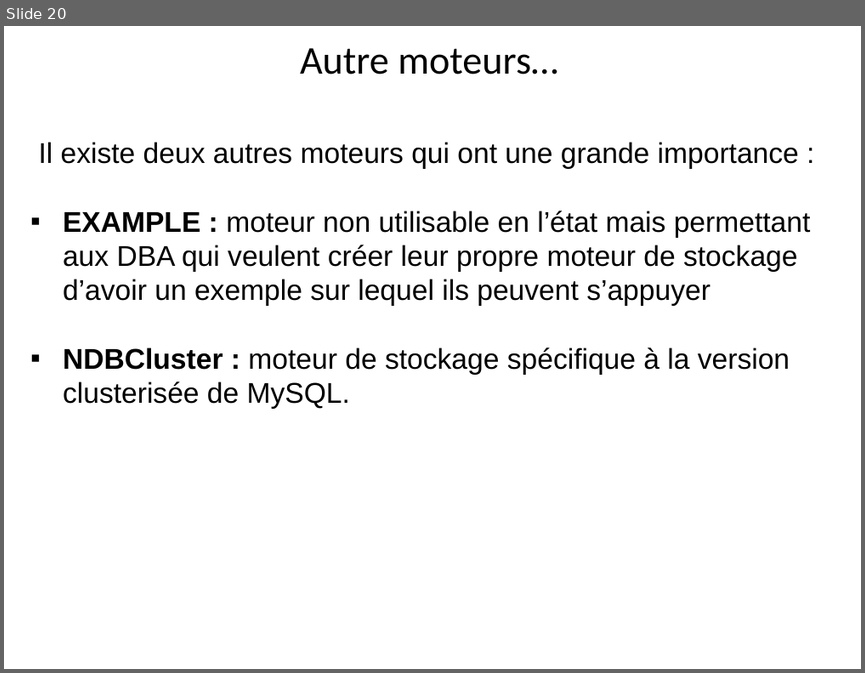
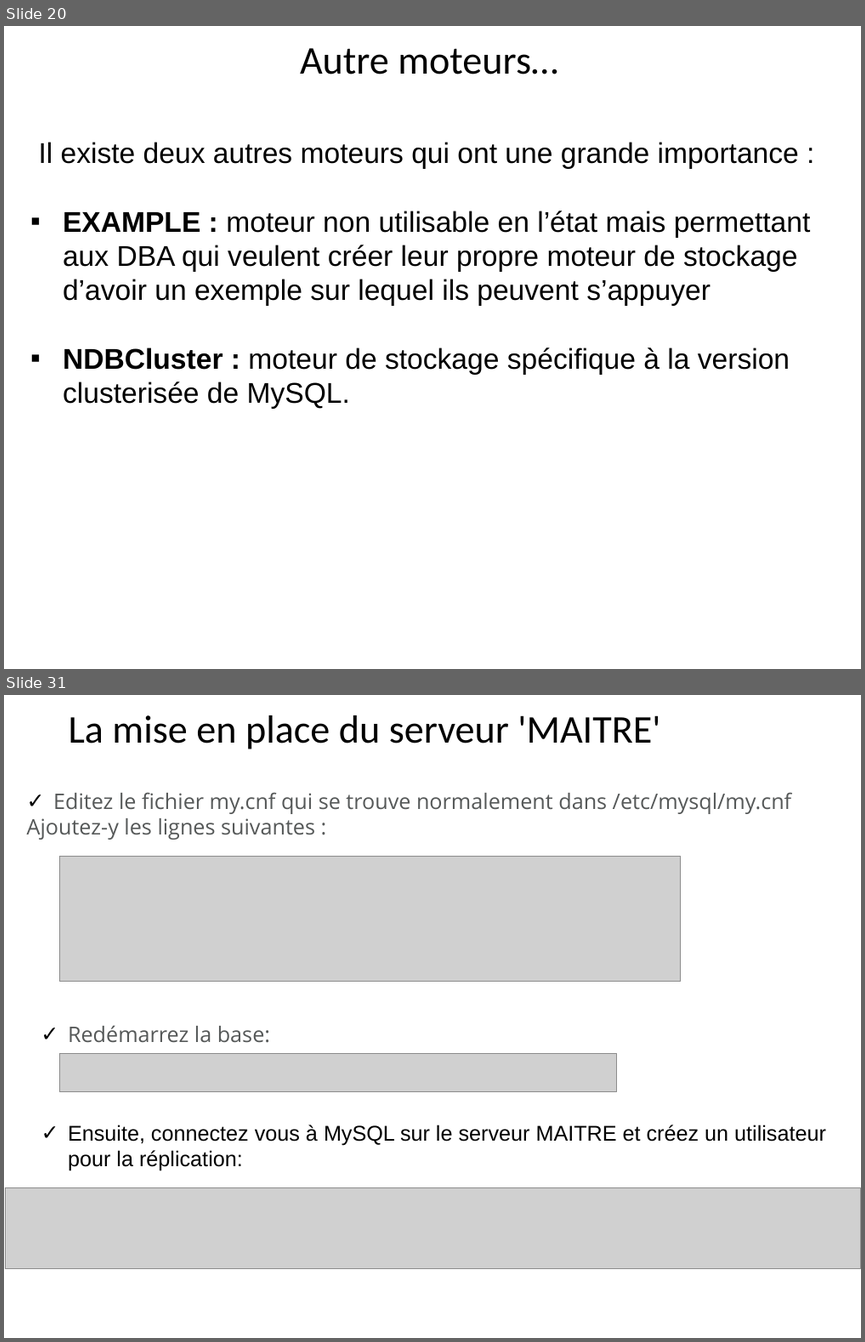
Before and after one commit to hosniah/mysql-labs, a slide deck: Administration MYSQL.pptx. Shown one above the other, each under a label of ours: slide 20 before the commit, slides 20 and 31 after it; the slides between them are not shown. The pictures are 865x673 and 865x1342 pixels, drawn with LibreOffice and Linux fonts; fonts in the diff are those of the drawing; grey boxes stand for pictures. Boxes give left, top, right and bottom in pixels: in the first picture for what was removed or moved away, otherwise in the second. Text is boxed around its words. In the diff, an @@ line names an element or a change of style, - is before the commit and + after.

```diff
--- a/Administration MYSQL.pptx
+++ b/Administration MYSQL.pptx
@@ slide 31 added at bbox=[4, 695, 861, 1338], background #FFFFFF @@
@@ title added at bbox=[69, 715, 660, 749], 33 pt, text #000000 @@
+La mise en place du serveur 'MAITRE'
@@ text added at bbox=[27, 792, 791, 839], 18 pt, text #555858 @@
+✓ Editez le fichier my.cnf qui se trouve normalement dans /etc/mysql/my.cnf
+Ajoutez-y les lignes suivantes :
@@ picture added at bbox=[60, 857, 681, 981] @@
@@ text added at bbox=[68, 1025, 270, 1043], 18 pt, text #555858 @@
+✓ Redémarrez la base:
@@ picture added at bbox=[60, 1053, 617, 1092] @@
@@ text added at bbox=[68, 1124, 826, 1171], 18 pt, text #000000 @@
+✓ Ensuite, connectez vous à MySQL sur le serveur MAITRE et créez un utilisateur pour la réplication:
@@ picture added at bbox=[6, 1188, 861, 1268] @@
```
Also in this commit, not shown: 2 slides changed, 23 other slides added.
